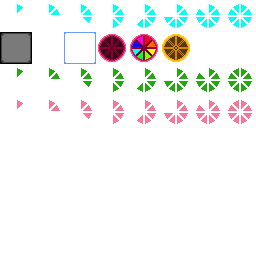
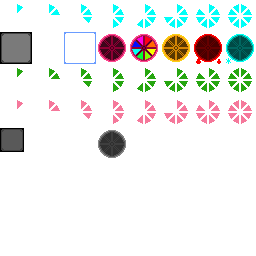
Layer changes from the first 256x256 image to the second:
painted on "HUD.png" over 0, 34, 254, 158
